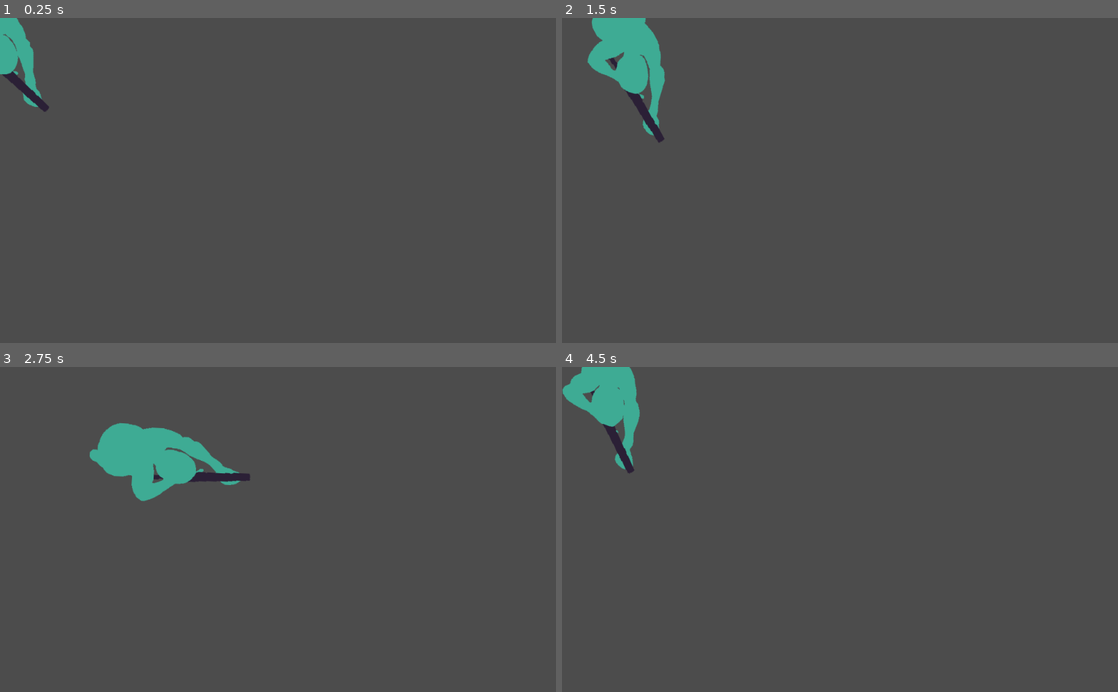
Above: before the commit, frames 1-4 (two rows, left to right).
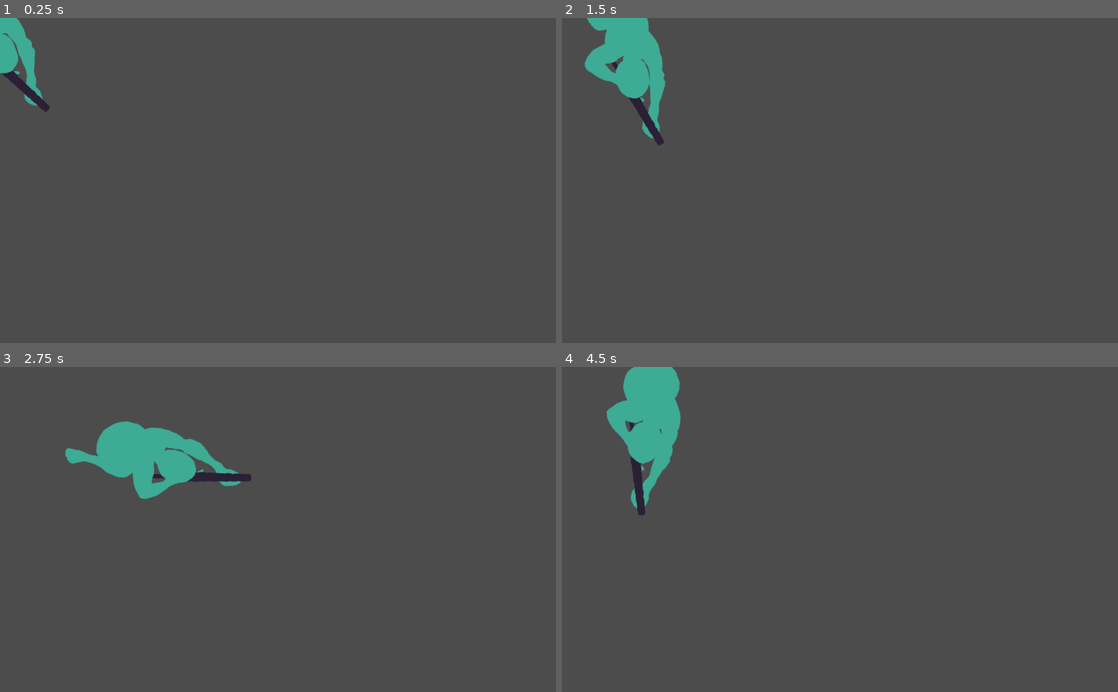
Above: after the commit, the same moments.

Repository: ZeeHatcher/project-vlastos
Game: Godot game, scene res://entities/player/player.tscn
Same seed, same stepped clock (60 frames per second), same inputs: the game is played once before the commit and once after it. The project has no main scene, so this scene is started directly.
Inputs (mouse positions are in pixels of both pictures, inside the frame that each line leads up to):
- Up to frame 1 (0.25 s): no input
- Up to frame 2 (1.5 s): tap Enter at 0.5 s; move the mouse to (962, 164) at 0.52 s; hold D (right) 0.53-1.28 s; move the mouse to (728, 196) at 1.27 s; hold S (down) from 1.28 s (still down)
- Up to frame 3 (2.75 s): move the mouse to (333, 458) at 2.02 s; release S (down) at 2.03 s; hold D (right) from 2.03 s (still down)
- Up to frame 4 (4.5 s): move the mouse to (812, 594) at 2.77 s; release D (right) at 2.78 s; hold W (up) 2.78-3.53 s; move the mouse to (1006, 578) at 3.52 s; hold A (left) from 3.53 s (still down); move the mouse to (673, 480) at 4.27 s

The runs differ from the first frame. In frame 1, 0.2% of the frame differs, in the area x 0-9%, y 0-29%; in frame 2, 0.7%; in frame 3, 0.5%; in frame 4, 4.5%, in the area x 0-22%, y 0-46%.

Commit message:
slow player movement when going against facing direction

Diff:
--- a/entities/player/player.gd
+++ b/entities/player/player.gd
@@ -1,18 +1,20 @@
 extends KinematicBody2D
 
 
-export (int) var speed = 200
+export(int) var speed = 200
+export(float) var slowness_multiplier = 0.5
 
 var _velocity = Vector2()
+var _facing = Vector2.UP
 
 onready var _sprite = $AnimatedSprite
 
 
 func _physics_process(delta):
 	_get_input()
+	_face()
+	_handle_movement()
 	_handle_animation()
-	_face()
-	_velocity = move_and_slide(_velocity)
 
 
 func _get_input():
@@ -25,7 +27,6 @@
 		_velocity.y += 1
 	if Input.is_action_pressed("up"):
 		_velocity.y -= 1
-	_velocity = _velocity.normalized() * speed
 
 
 func _handle_animation():
@@ -33,8 +34,17 @@
 	_sprite.playing = is_moving
 
 
+func _handle_movement():
+	var dot = _velocity.normalized().dot(_facing)
+	var sp = speed if dot > 0 else speed * slowness_multiplier
+
+	_velocity = _velocity.normalized() * sp
+	_velocity = move_and_slide(_velocity)
+
+
 func _face():
 	var mouse_position = get_viewport().get_mouse_position()
 	var direction = global_position.direction_to(mouse_position)
 
 	_sprite.rotation = direction.angle() + PI / 2
+	_facing = direction
--- a/entities/player/player.tscn
+++ b/entities/player/player.tscn
@@ -105,7 +105,7 @@
 [node name="AnimatedSprite" type="AnimatedSprite" parent="."]
 position = Vector2( -19, 0 )
 frames = SubResource( 18 )
-frame = 6
+frame = 9
 playing = true
 
 [node name="CollisionShape2D" type="CollisionShape2D" parent="."]
